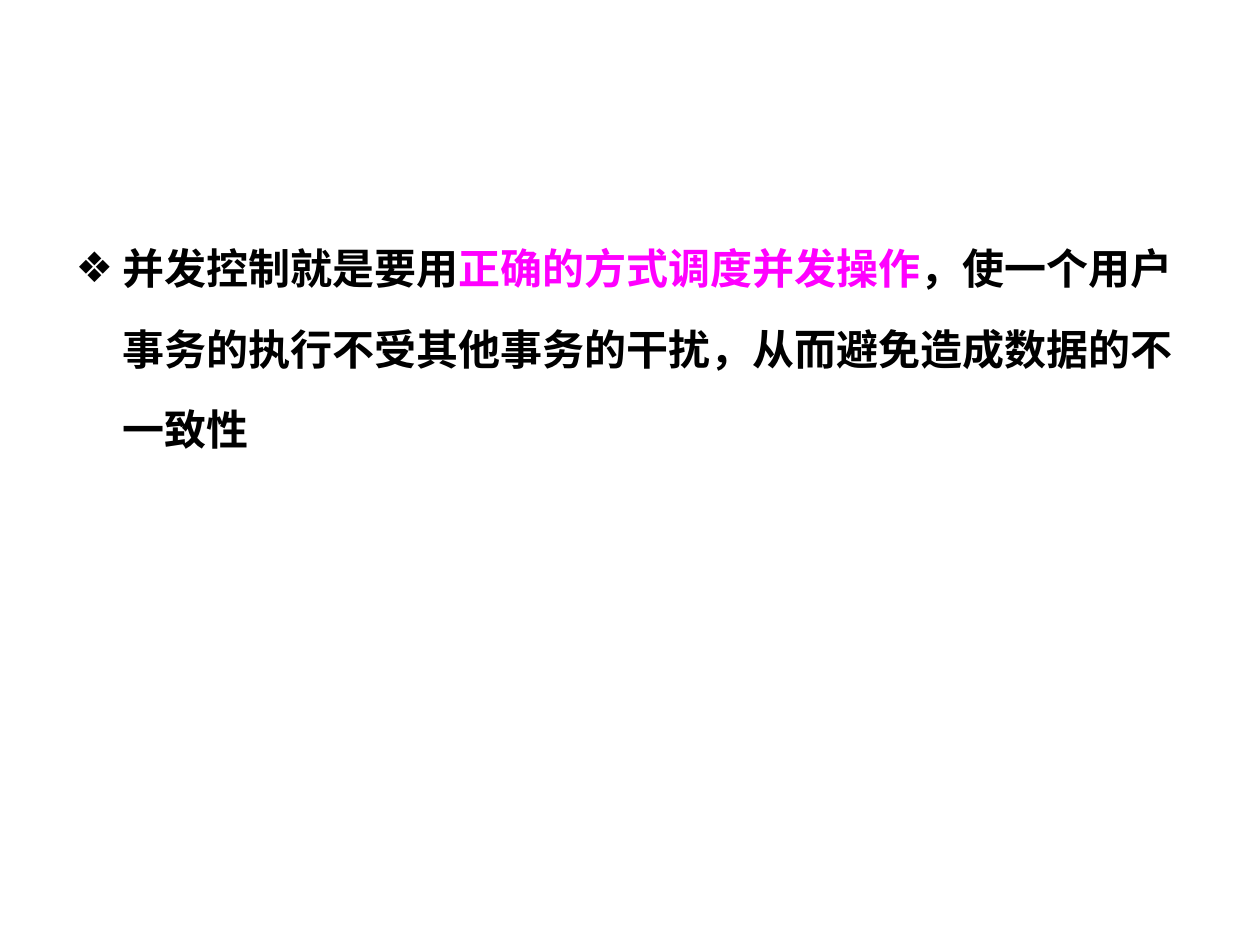
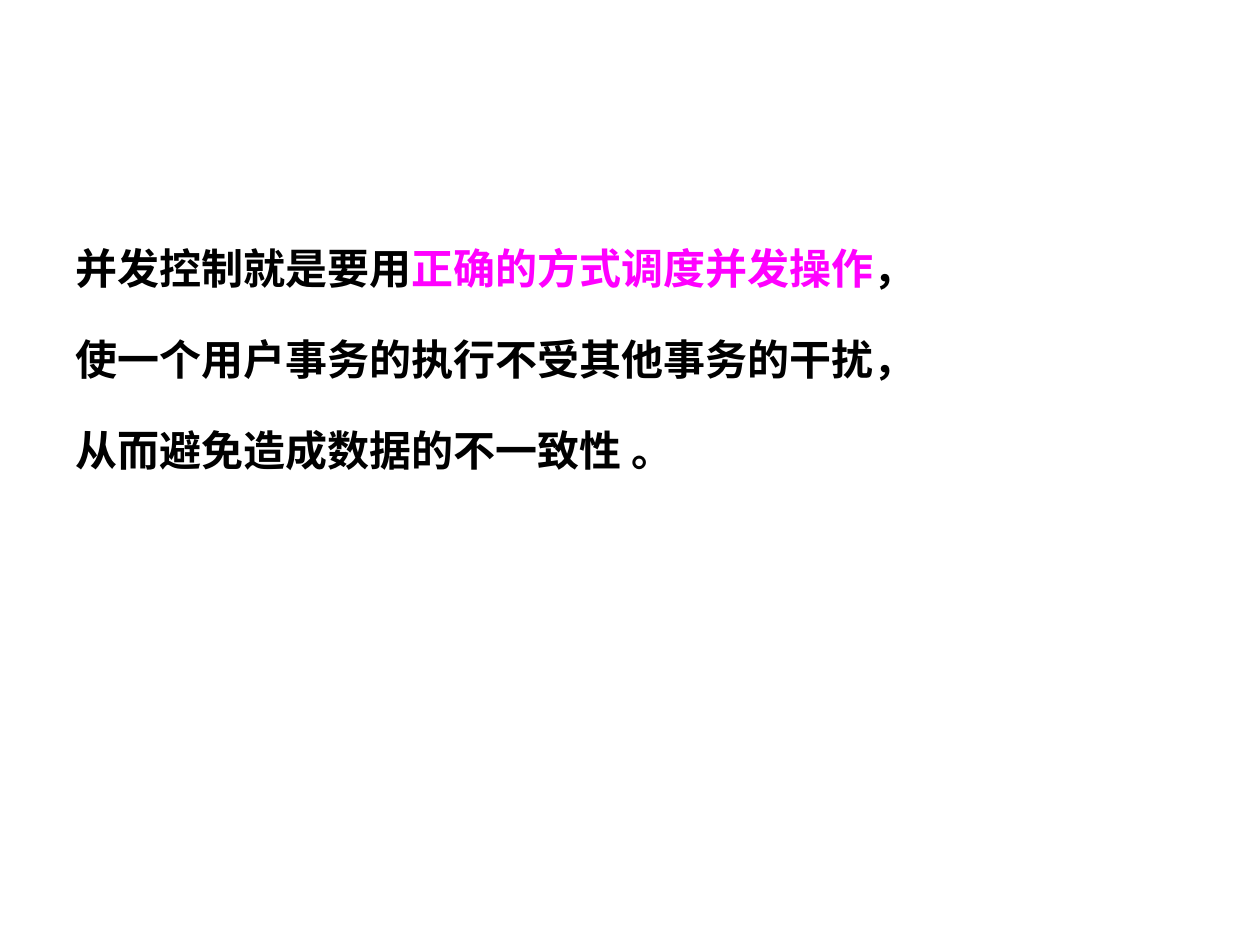
Before and after one commit to HBU/DataBase, a slide deck: slide 17 of PPT/DB第11章.ppt. Drawn at 1260x945 pixels with LibreOffice and Linux fonts; fonts in the diff are those of the drawing; background and template pictures are left out. Boxes give left, top, right and bottom in pixels: in the first picture for what was removed or moved away, otherwise in the second. Text is boxed around its words. In the diff, an @@ line names an element or a change of style, - is before the commit and + after.

Commit message:
DB11

```diff
--- a/PPT/DB第11章.ppt
+++ b/PPT/DB第11章.ppt
@@ text at (x1=76, y1=248, x2=916, y2=470): text changed @@
-❖ 并发控制就是要用正确的方式调度并发操作，使一个用户事务的执行不受其他事务的干扰，从而避免造成数据的不一致性
+并发控制就是要用正确的方式调度并发操作，
+使一个用户事务的执行不受其他事务的干扰，
+从而避免造成数据的不一致性 。
```
Also in this commit, not shown: 22 other slides changed.
